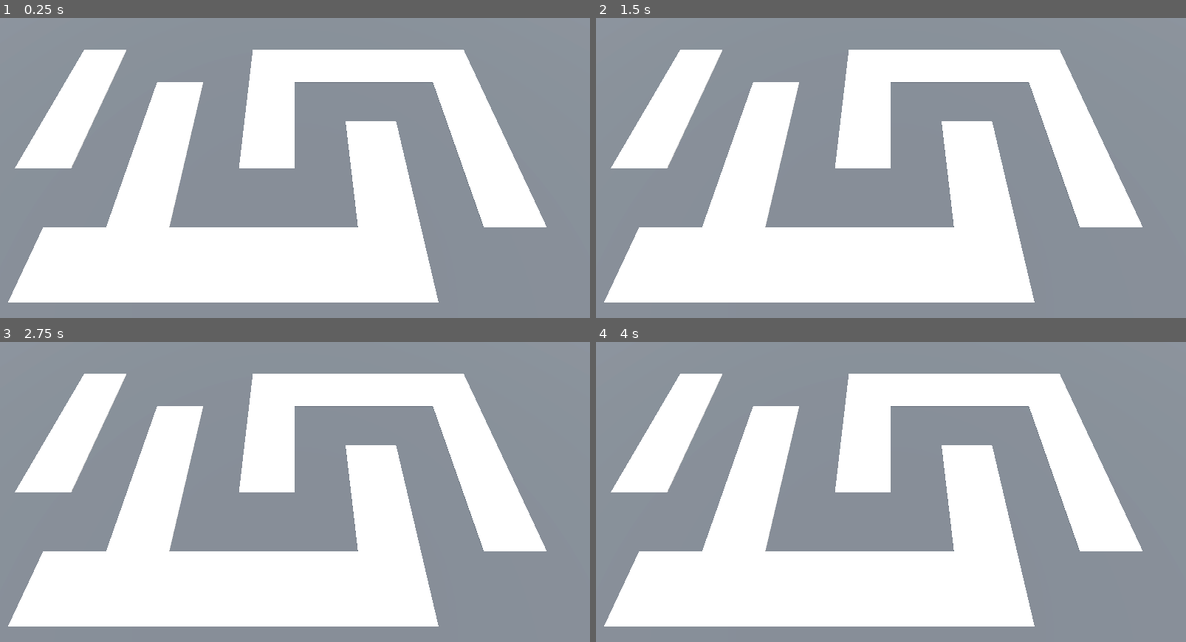
Above: before the commit, frames 1-4 (two rows, left to right).
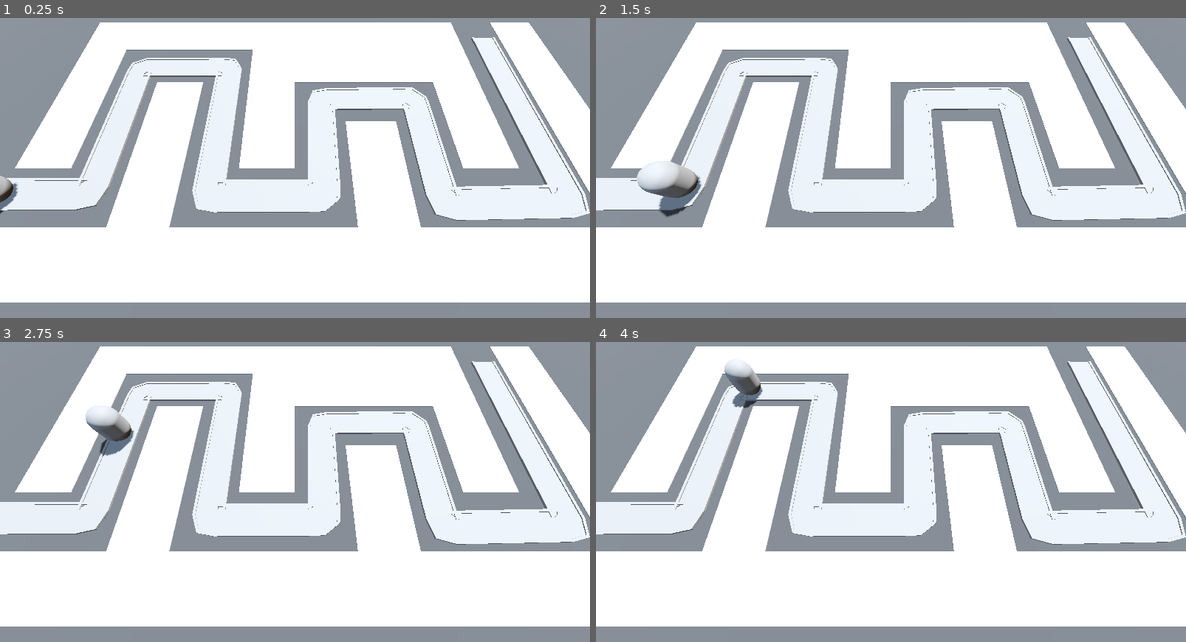
Above: after the commit, the same moments.

Repository: Ghosty-CodeX/Barbarian_Blaster
Game: Godot game, scene res://Scenes/Levels/BaseLevel.tscn
Same seed, same stepped clock (60 frames per second), same inputs: the game is played once before the commit and once after it. Before the commit the project has no main scene; this scene is started directly in both runs.
Inputs:
- Up to frame 1 (0.25 s): no input
- Up to frame 2 (1.5 s): no input
- Up to frame 3 (2.75 s): no input
- Up to frame 4 (4 s): no input

The runs differ from the first frame. In frame 1, 35% of the frame differs, in the area x 0-100%, y 1-95%; in frame 2, 35%; in frame 3, 35%; in frame 4, 35%.

Commit message:
Finished enemy path

Diff:
--- /dev/null
+++ b/Scenes/Enemy/Script/enemy.gd
@@ -0,0 +1,12 @@
+extends PathFollow3D
+
+@export var move_speed: float = 2.5
+
+# Called when the node enters the scene tree for the first time.
+func _ready() -> void:
+	pass # Replace with function body.
+
+
+# Called every frame. 'delta' is the elapsed time since the previous frame.
+func _process(delta: float) -> void:
+	progress += delta * move_speed
--- /dev/null
+++ b/Scenes/Enemy/enemy.tscn
@@ -0,0 +1,17 @@
+[gd_scene load_steps=3 format=3 uid="uid://b52xavsn8uxua"]
+
+[ext_resource type="Script" uid="uid://cjr02xhheojh7" path="res://Scenes/Enemy/Script/enemy.gd" id="1_mw074"]
+
+[sub_resource type="CapsuleMesh" id="CapsuleMesh_mb2ko"]
+radius = 1.0
+height = 3.0
+
+[node name="Enemy" type="PathFollow3D"]
+progress = 1.0
+loop = false
+script = ExtResource("1_mw074")
+move_speed = 5.0
+
+[node name="MeshInstance3D" type="MeshInstance3D" parent="."]
+transform = Transform3D(1, 0, 0, 0, 1, 0, 0, 0, 1, 0, 1.5, 0)
+mesh = SubResource("CapsuleMesh_mb2ko")
--- a/Scenes/Levels/BaseLevel.tscn
+++ b/Scenes/Levels/BaseLevel.tscn
@@ -1,6 +1,7 @@
-[gd_scene load_steps=6 format=3 uid="uid://h2vdvwrjsc6j"]
+[gd_scene load_steps=8 format=3 uid="uid://h2vdvwrjsc6j"]
 
 [ext_resource type="MeshLibrary" uid="uid://dr2f2h8jolnuo" path="res://MeshLibraries/SpaceLibrary.tres" id="1_mb2ko"]
+[ext_resource type="PackedScene" uid="uid://b52xavsn8uxua" path="res://Scenes/Enemy/enemy.tscn" id="2_n8wt5"]
 
 [sub_resource type="ProceduralSkyMaterial" id="ProceduralSkyMaterial_rskd1"]
 sky_horizon_color = Color(0.662243, 0.671743, 0.686743, 1)
@@ -17,6 +18,13 @@
 
 [sub_resource type="StandardMaterial3D" id="StandardMaterial3D_n8wt5"]
 albedo_color = Color(0.266667, 0.266667, 0.266667, 0.266667)
+
+[sub_resource type="Curve3D" id="Curve3D_mb2ko"]
+_data = {
+"points": PackedVector3Array(0, 0, 0, 0, 0, 0, -21.8649, 0, 5.86388, 0, 0, 0, 0, 0, 0, -13.8635, 0, 5.83098, 0, 0, 0, 0, 0, 0, -13.8635, 0, -5.73786, 0, 0, 0, 0, 0, 0, -5.86813, 0, -5.77076, 0, 0, 0, 0, 0, 0, -5.86813, 0, 5.99549, 0, 0, 0, 0, 0, 0, 1.99562, 0, 5.96259, 0, 0, 0, 0, 0, 0, 2.16014, 0, -2.16438, 0, 0, 0, 0, 0, 0, 9.92517, 0, -2.26309, 0, 0, 0, 0, 0, 0, 9.92517, 0, 6.50114, 0, 0, 0, 0, 0, 0, 18.4141, 0, 6.33577, 0, 0, 0, 0, 0, 0, 18.3812, 0, -9.59203),
+"tilts": PackedFloat32Array(0, 0, 0, 0, 0, 0, 0, 0, 0, 0, 0)
+}
+point_count = 11
 
 [node name="BaseLevel" type="Node3D"]
 
@@ -40,5 +48,53 @@
 cell_size = Vector3(4, 4, 4)
 cell_center_y = false
 data = {
-"cells": PackedInt32Array(65531, 65535, 1310720, 65531, 0, 1 …(97 unchanged characters)…  1310720, 2, 65534, 1310720, 0, 65534, 1310720, 65535, 2, 1310720, 0, 2, 1310720, 65533, 65535, 1310720, 65533, 0, 1310720, 65533, 1, 1310720, 65535, 65534, 1310720, 65535, 65535, 1310720, 65535, 0, 1310720, 1, 65534, 1310720, 1, 0, 1310720, 1, 1, 1310720, 1, 2, 1310720, 3, 65535, 1310720, 3, 0, 1310720, 3, 1, 1310720)
+"cells": PackedInt32Array(65531, 65535, 1310720, 65531, 0, 1 …(97 unchanged characters)…  1310720, 2, 65534, 1310720, 0, 65534, 1048576, 65535, 2, 1310720, 0, 2, 1310720, 65533, 65535, 1310720, 65533, 0, 1310720, 65533, 1, 1310720, 65535, 65534, 1310720, 65535, 65535, 1310720, 65535, 0, 1310720, 1, 65534, 1310720, 1, 0, 1310720, 1, 1, 1310720, 1, 2, 1310720, 3, 65535, 1310720, 3, 0, 1310720, 65531, 2, 1310720, 65531, 65533, 1048576, 65532, 65533, 1048576, 65533, 65533, 1048576, 65534, 65533, 1048576, 65535, 65533, 1048576, 0, 65533, 1048576, 3, 65533, 1048576, 2, 65533, 1048576, 1, 65533, 1048576, 2, 2, 1310720, 3, 2, 1310720, 4, 2, 1310720, 5, 2, 1310720, 5, 1, 1310720, 5, 0, 1310720, 5, 65535, 1310720, 5, 65534, 1310720, 5, 65533, 1310720)
 }
+
+[node name="Path3D" type="Path3D" parent="."]
+curve = SubResource("Curve3D_mb2ko")
+
+[node name="Road" type="CSGPolygon3D" parent="Path3D"]
+polygon = PackedVector2Array(-1, 0, -1, 0.1, 1, 0.1, 1, 0)
+mode = 2
+path_node = NodePath("..")
+path_interval_type = 0
+path_interval = 0.5
+path_simplify_angle = 0.0
+path_rotation = 2
+path_rotation_accurate = false
+path_local = false
+path_continuous_u = true
+path_u_distance = 1.0
+path_joined = false
+
+[node name="LeftEdge" type="CSGPolygon3D" parent="Path3D"]
+polygon = PackedVector2Array(-1.1, 0, -1.1, 0.15, -0.9, 0.15, -0.9, 0)
+mode = 2
+path_node = NodePath("..")
+path_interval_type = 0
+path_interval = 0.5
+path_simplify_angle = 0.0
+path_rotation = 2
+path_rotation_accurate = false
+path_local = false
+path_continuous_u = true
+path_u_distance = 1.0
+path_joined = false
+
+[node name="RightEdge" type="CSGPolygon3D" parent="Path3D"]
+polygon = PackedVector2Array(0.9, 0, 0.9, 0.15, 1.1, 0.15, 1.1, 0)
+mode = 2
+path_node = NodePath("..")
+path_interval_type = 0
+path_interval = 0.5
+path_simplify_angle = 0.0
+path_rotation = 2
+path_rotation_accurate = false
+path_local = false
+path_continuous_u = true
+path_u_distance = 1.0
+path_joined = false
+
+[node name="Enemy" parent="Path3D" instance=ExtResource("2_n8wt5")]
+transform = Transform3D(0.00411228, 0, -0.999985, 0, 1, 0, 0.999985, 0, 0.00411228, -20.8653, 0, 5.85977)
--- a/project.godot
+++ b/project.godot
@@ -11,5 +11,6 @@
 [application]
 
 config/name="Barbarian Blaster"
+run/main_scene="uid://h2vdvwrjsc6j"
 config/features=PackedStringArray("4.4", "Forward Plus")
 config/icon="res://icon.svg"
Not shown, added: Scenes/Enemy/Script/enemy.gd.uid
